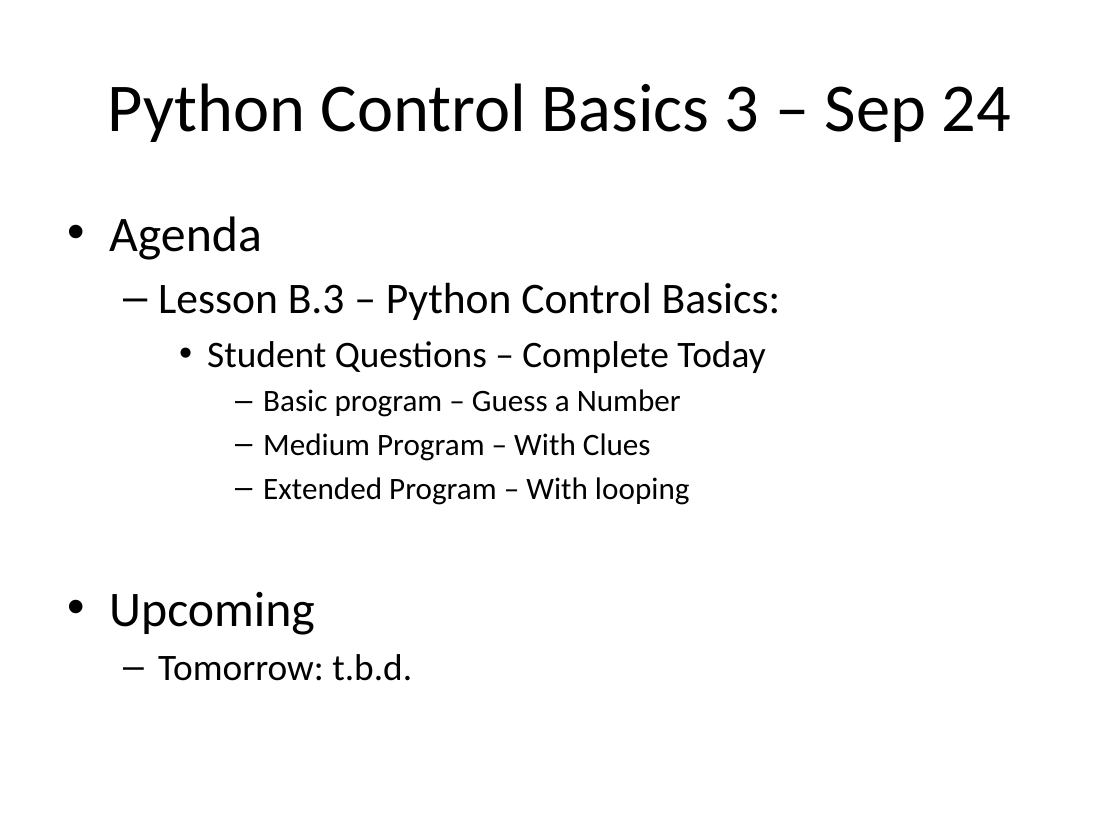
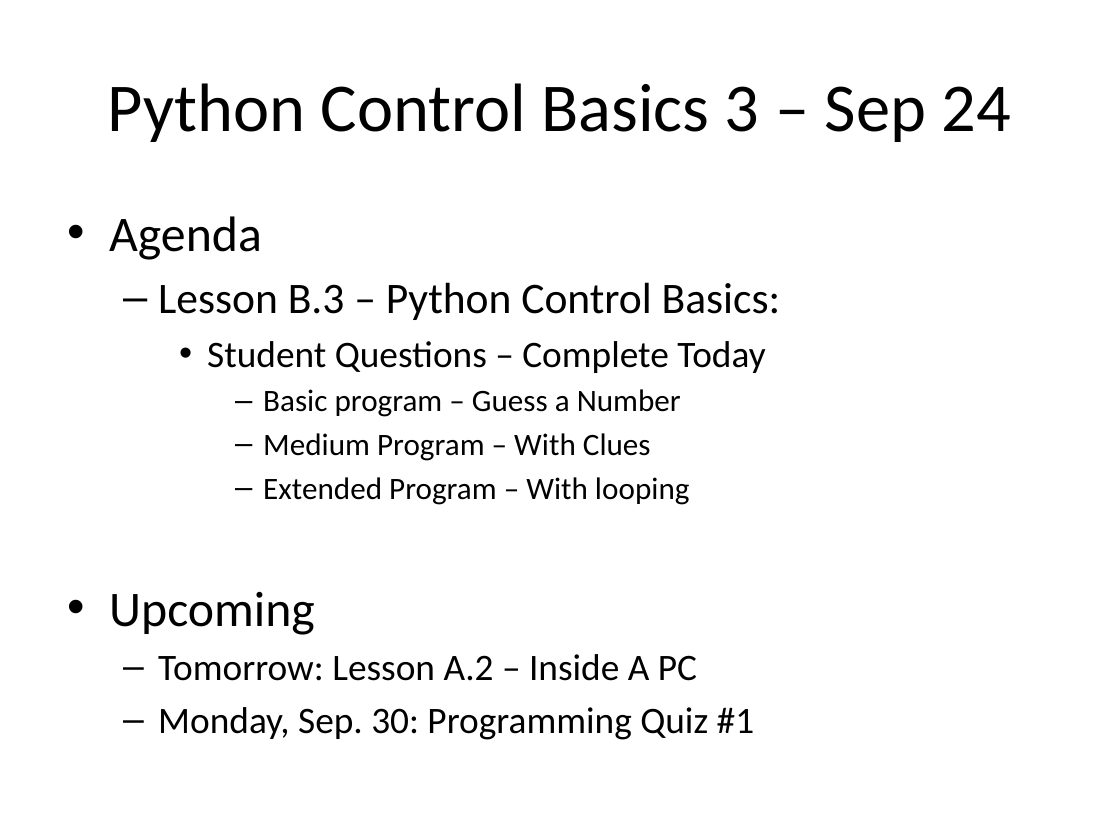
Before and after one commit to Greg5519/ICS3C0, a slide deck: slide 1 of Daily Agendas/Day4.2_PythonControlBasics3.pptx. Drawn at 1120x840 pixels with LibreOffice and Linux fonts; fonts in the diff are those of the drawing. Boxes give left, top, right and bottom in pixels: in the first picture for what was removed or moved away, otherwise in the second. Text is boxed around its words. In the diff, an @@ line names an element or a change of style, - is before the commit and + after.

```diff
--- a/Daily Agendas/Day4.2_PythonControlBasics3.pptx
+++ b/Daily Agendas/Day4.2_PythonControlBasics3.pptx
@@ text at (158,654,754,740): text changed @@
-  – Tomorrow: t.b.d.
+  – Tomorrow: Lesson A.2 – Inside A PC
+  – Monday, Sep. 30: Programming Quiz #1
```
Also in this commit, not shown: 4 other files.
